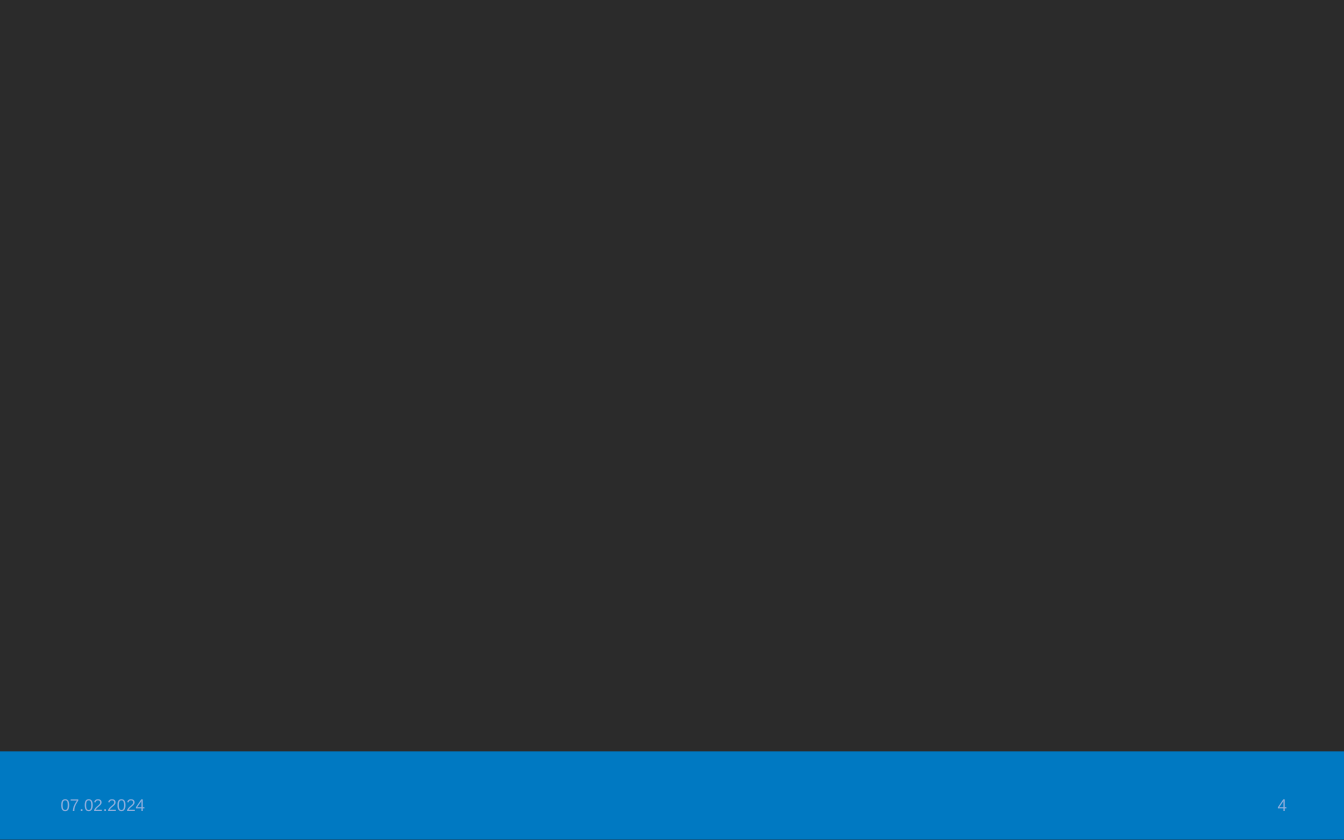
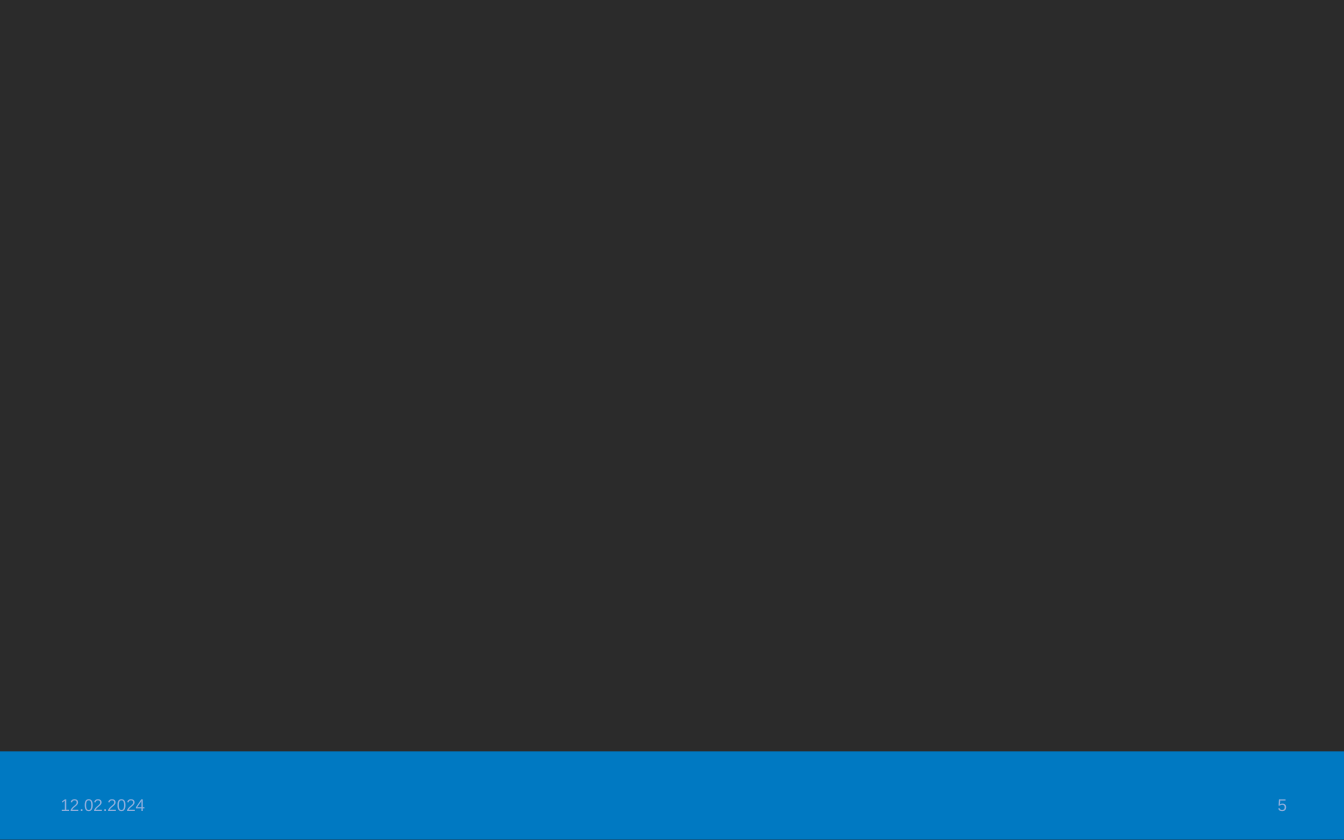
Before and after one commit to Tietokantahallinta/Tietokantahallinta.github.io, a slide deck: slide 5 of luennot/viikko02/Luentokalvot_02.odp (slide 4 before the commit). Drawn at 1344x840 pixels with LibreOffice and Linux fonts; fonts in the diff are those of the drawing; background and template pictures are left out; a plain dark background stands for a picture behind light text. Boxes give left, top, right and bottom in pixels: in the first picture for what was removed or moved away, otherwise in the second. Text is boxed around its words. In the diff, an @@ line names an element or a change of style, - is before the commit and + after.

```diff
--- a/luennot/viikko02/Luentokalvot_02.odp
+++ b/luennot/viikko02/Luentokalvot_02.odp
@@ text at (x1=61, y1=799, x2=146, y2=811): text changed @@
-07.02.2024
+12.02.2024
@@ page number at (x1=1278, y1=799, x2=1287, y2=811): text changed @@
-4
+5
```
Also in this commit, not shown: 1 other slide changed, 1 slide added, 11 other files.
